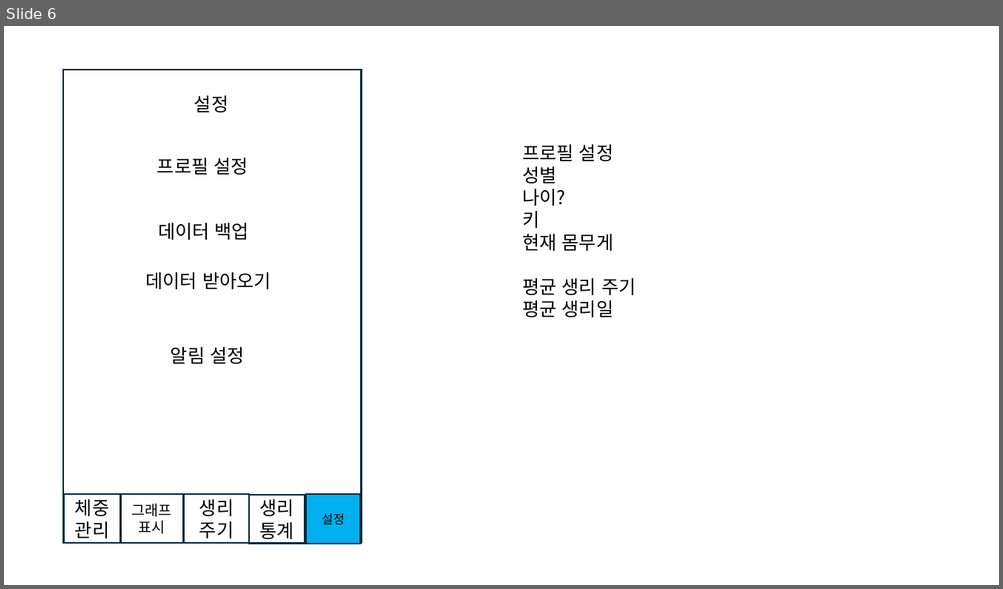
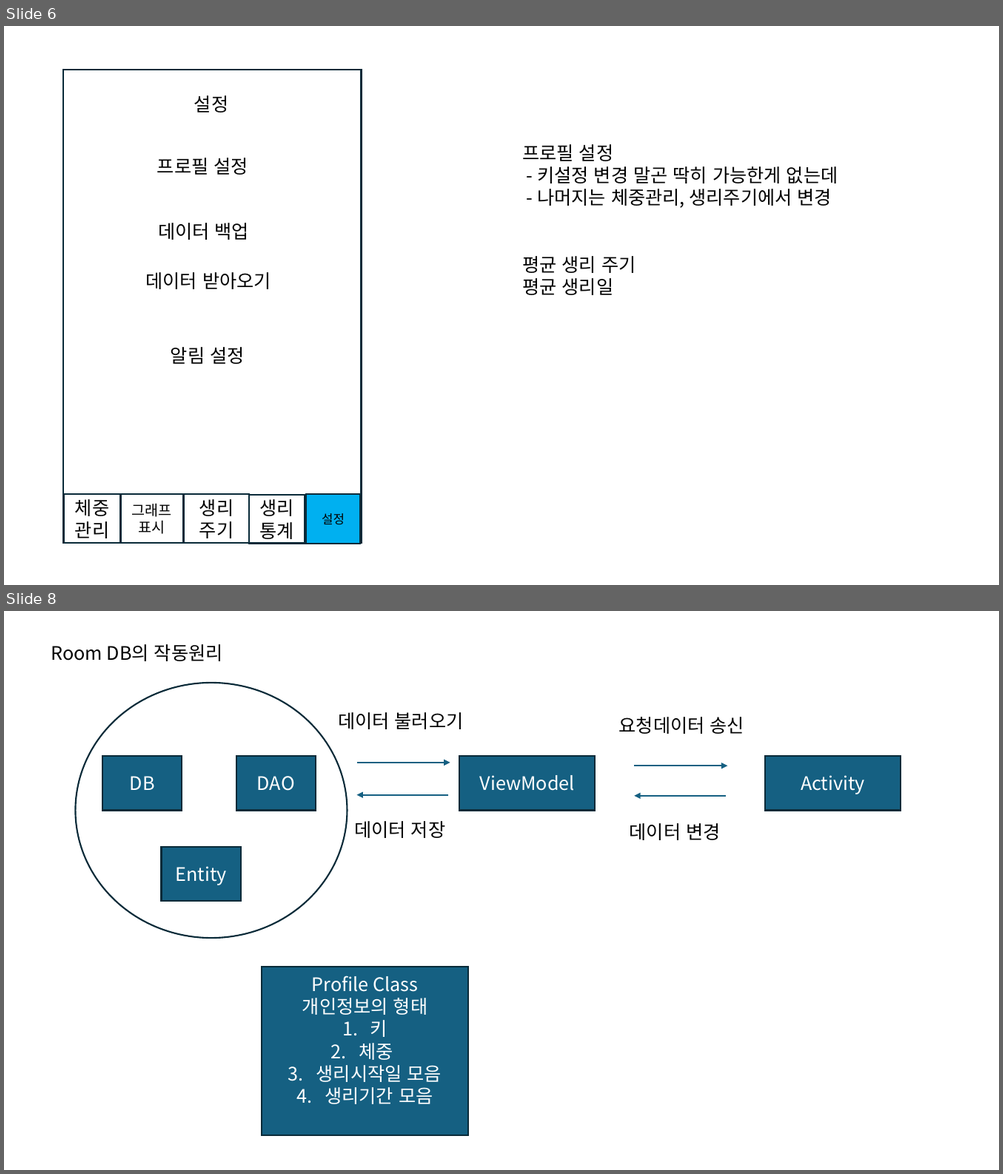
Before and after one commit to warmice8226/FemaleDataManagement, a slide deck: notion/UI 구상 및 기능 구현.pptx. Shown one above the other, each under a label of ours: slide 6 before the commit, slides 6 and 8 after it; the slides between them are not shown. The pictures are 1003x589 and 1003x1174 pixels, drawn with LibreOffice and Linux fonts; fonts in the diff are those of the drawing. Boxes give left, top, right and bottom in pixels: in the first picture for what was removed or moved away, otherwise in the second. Text is boxed around its words. In the diff, an @@ line names an element or a change of style, - is before the commit and + after.

```diff
--- a/notion/UI 구상 및 기능 구현.pptx
+++ b/notion/UI 구상 및 기능 구현.pptx
@@ slide 8 added at (4,611,999,1170), background #FFFFFF @@
@@ text added at (51,644,223,661), 18 pt, text #000000 @@
+Room DB의 작동원리
@@ ellipse added at (76,683,347,938), outline #092A39 1.5 pt @@
@@ text added at (338,712,464,729), 18 pt, text #000000 @@
+데이터 불러오기
@@ text added at (619,717,744,734), 18 pt, text #000000 @@
+요청데이터 송신
@@ rectangle added at (102,757,182,811), fill #156082, outline #092A39 1.5 pt, 18 pt, text #FFFFFF @@
+DB
@@ rectangle added at (236,757,316,811), fill #156082, outline #092A39 1.5 pt, 18 pt, text #FFFFFF @@
+DAO
@@ arrow added from (357, 763) to (450, 763), #156082 1.5 pt @@
@@ rectangle added at (460,757,595,811), fill #156082, outline #092A39 1.5 pt, 18 pt, text #FFFFFF @@
+ViewModel
@@ rectangle added at (765,757,900,811), fill #156082, outline #092A39 1.5 pt, 18 pt, text #FFFFFF @@
+Activity
@@ arrow added from (634, 766) to (728, 766), #156082 1.5 pt @@
@@ arrow added from (449, 795) to (357, 795), #156082 1.5 pt @@
@@ arrow added from (726, 796) to (634, 796), #156082 1.5 pt @@
@@ text added at (354,821,445,838), 18 pt, text #000000 @@
+데이터 저장
@@ text added at (629,823,720,840), 18 pt, text #000000 @@
+데이터 변경
@@ rectangle added at (162,848,242,902), fill #156082, outline #092A39 1.5 pt, 18 pt, text #FFFFFF @@
+Entity
@@ rectangle added at (262,967,468,1136), fill #156082, outline #092A39 1.5 pt, 18 pt, text #FFFFFF @@
+Profile Class
+개인정보의 형태
+1. 키
+2. 체중
+3. 생리시작일 모음
+4. 생리기간 모음
@@ slide 6 changed as well @@
@@ text at (537,167,838,208): text changed @@
-성별
-나이?
-키
-현재 몸무게
+- 키설정 변경 말곤 딱히 가능한게 없는데
+- 나머지는 체중관리, 생리주기에서 변경
```
Also in this commit, not shown: 5 other slides changed, 2 other slides added.
